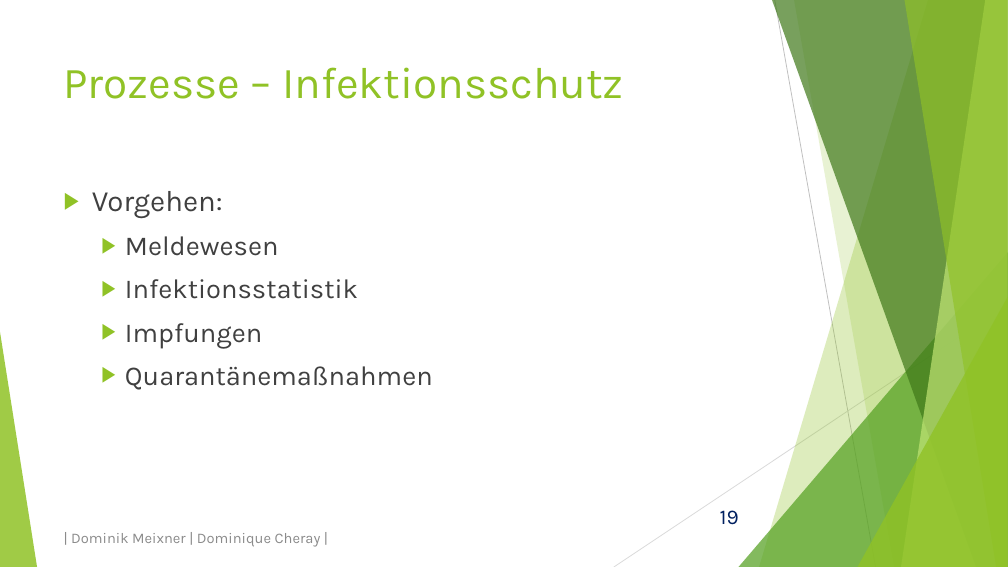
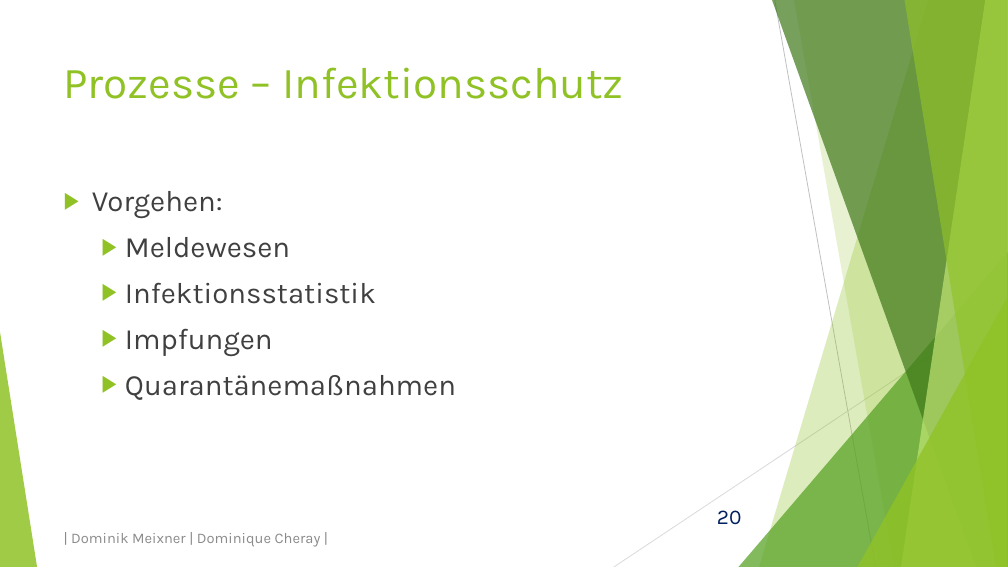
Before and after one commit to domeix/BlaBla, a slide deck: slide 20 of GesundheitsamtPraes.pptx (slide 19 before the commit). Drawn at 1008x567 pixels with LibreOffice and Linux fonts; fonts in the diff are those of the drawing. Boxes give left, top, right and bottom in pixels: in the first picture for what was removed or moved away, otherwise in the second. Text is boxed around its words. In the diff, an @@ line names an element or a change of style, - is before the commit and + after.

```diff
--- a/GesundheitsamtPraes.pptx
+++ b/GesundheitsamtPraes.pptx
@@ text at (125, 237, 456, 400): size 26 to 28 pt in "Meldewesen", "Infektionsstatistik", "Impfungen", "Quarantänemaßnahmen" @@
@@ page number at (717, 510, 742, 525): text changed @@
-19
+20
```
Also in this commit, not shown: 8 other slides changed, 2 slides added.
